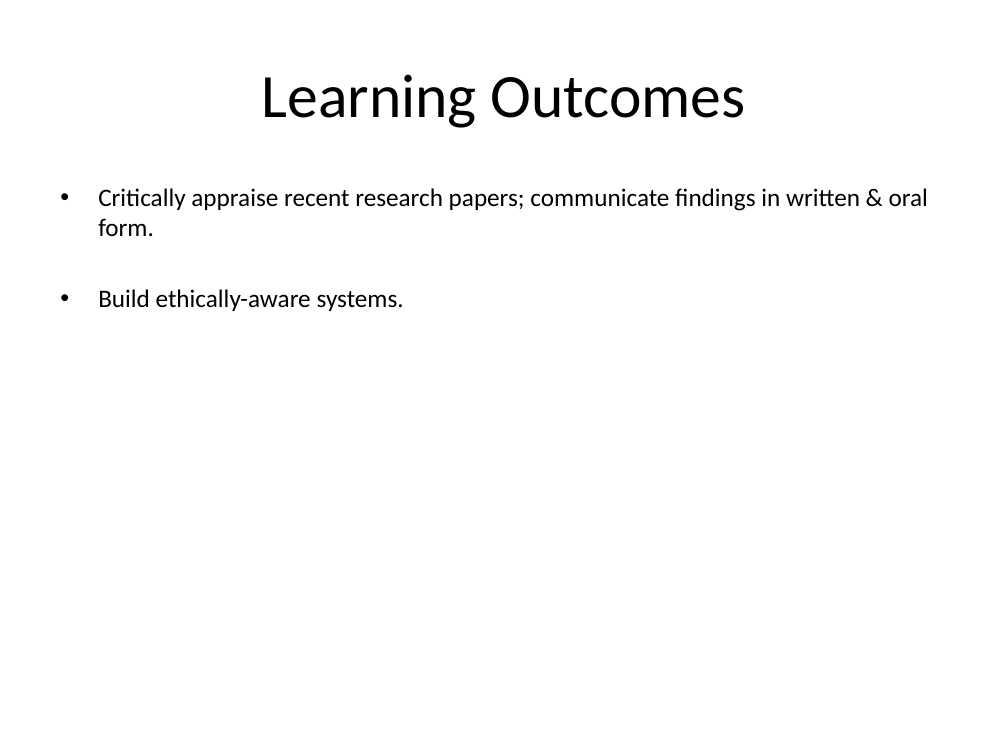
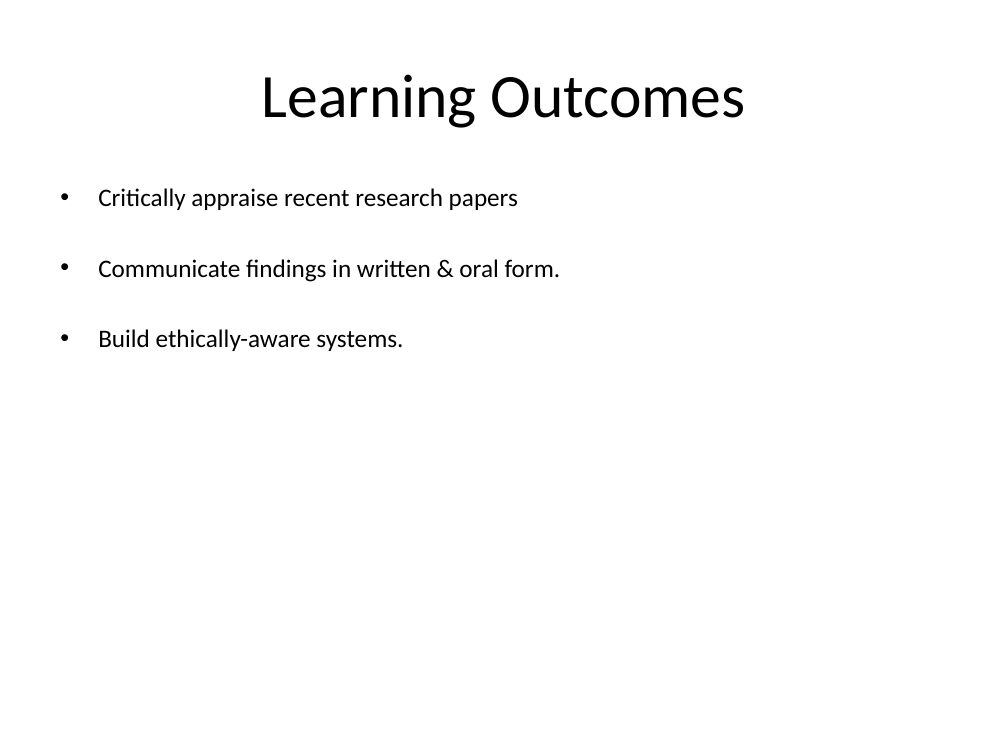
Before and after one commit to neelsoumya/teaching_neural_networks, a slide deck: slide 4 of Deep_Neural_Networks_Module.pptx. Drawn at 1008x756 pixels with LibreOffice and Linux fonts; fonts in the diff are those of the drawing. Boxes give left, top, right and bottom in pixels: in the first picture for what was removed or moved away, otherwise in the second. Text is boxed around its words. In the diff, an @@ line names an element or a change of style, - is before the commit and + after.

```diff
--- a/Deep_Neural_Networks_Module.pptx
+++ b/Deep_Neural_Networks_Module.pptx
@@ text at (x1=98, y1=188, x2=561, y2=282): text changed @@
-• Critically appraise recent research papers; communicate findings in written & oral form.
+• Critically appraise recent research papers
+• Communicate findings in written & oral form.
```
Also in this commit, not shown: 4 other slides changed, 3 other files.
